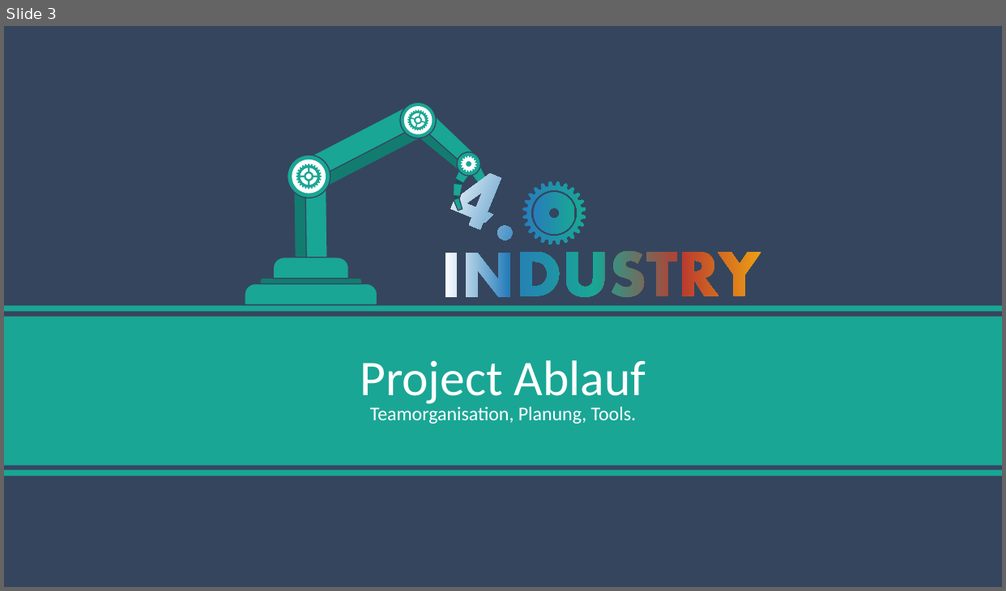
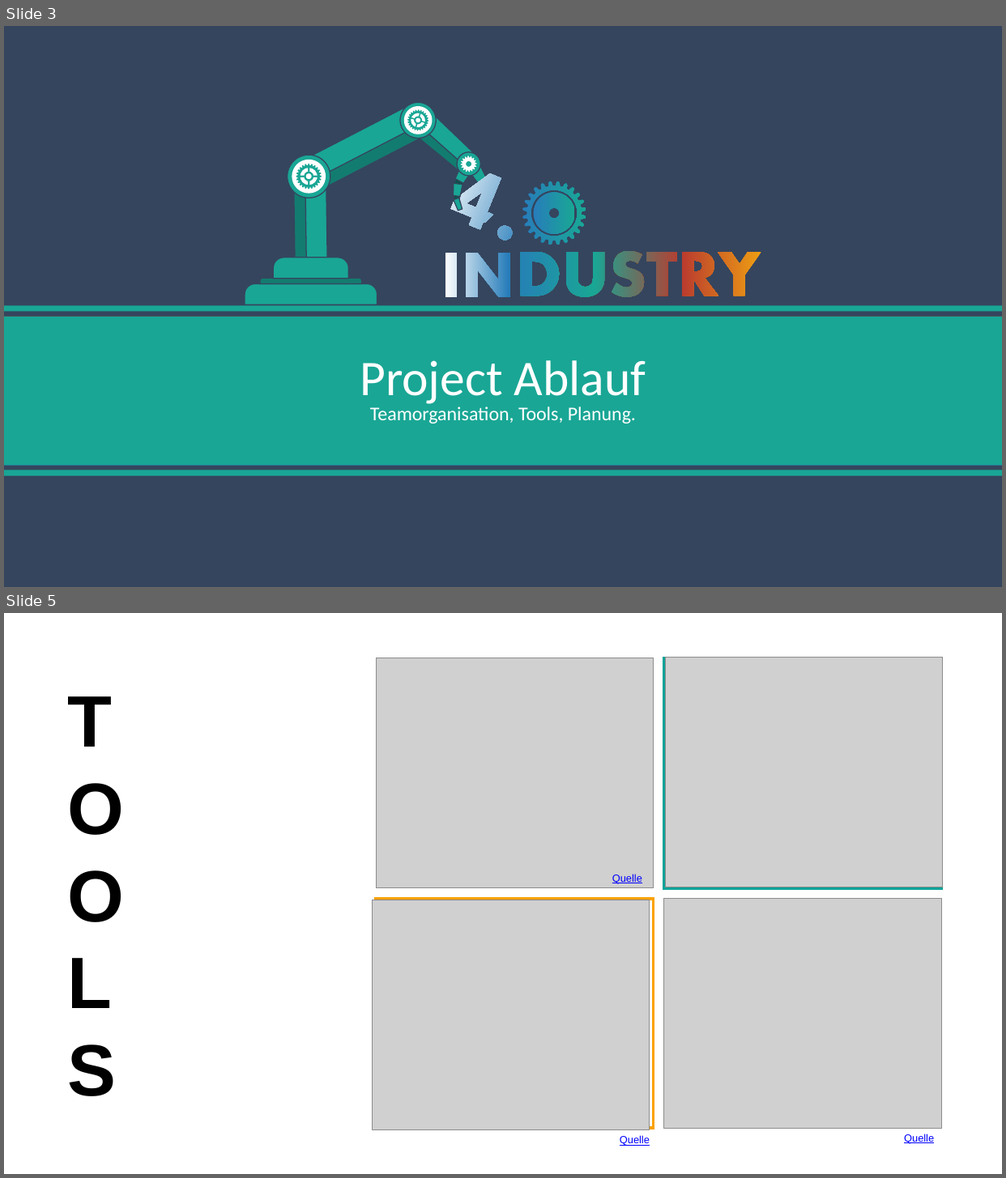
Before and after one commit to Daniel-Schor/Industrielle-Softwareentwicklung_Huber, a slide deck: src/Abschluss_Präsentation.pptx. Shown one above the other, each under a label of ours: slide 3 before the commit, slides 3 and 5 after it; the slides between them are not shown. The pictures are 1006x591 and 1006x1178 pixels, drawn with LibreOffice and Linux fonts; fonts in the diff are those of the drawing; grey boxes stand for pictures. Boxes give left, top, right and bottom in pixels: in the first picture for what was removed or moved away, otherwise in the second. Text is boxed around its words. In the diff, an @@ line names an element or a change of style, - is before the commit and + after.

```diff
--- a/src/Abschluss_Präsentation.pptx
+++ b/src/Abschluss_Präsentation.pptx
@@ slide 5 added at <box>4,613,1002,1174</box>, background #FFFFFF @@
@@ picture added at <box>376,658,653,888</box> @@
@@ rectangle added at <box>664,658,941,888</box>, fill #FFFFFF, outline #07A398 3 pt @@
@@ picture added at <box>665,658,942,887</box> @@
@@ text added at <box>67,696,124,1097</box>, 70 pt, text #000000, bold @@
+T
+O
+O
+L
+S
@@ text added at <box>612,874,642,884</box>, 10 pt, text #0000FF, underline @@
+Quelle
@@ picture added at <box>373,901,650,1131</box> @@
@@ rectangle added at <box>376,899,653,1129</box>, fill #FFFFFF, outline #FBA200 3 pt @@
@@ picture added at <box>664,899,941,1129</box> @@
@@ text added at <box>620,1135,650,1146</box>, 10 pt, text #0000FF, underline @@
+Quelle
@@ text added at <box>904,1134,934,1144</box>, 10 pt, text #0000FF, underline @@
+Quelle
@@ slide 3 changed as well @@
@@ text at <box>370,403,636,424</box>: text changed @@
-Teamorganisation, Planung, Tools.
+Teamorganisation, Tools, Planung.
```
Also in this commit, not shown: 1 other slide changed, 6 other slides added, 1 slide removed.
